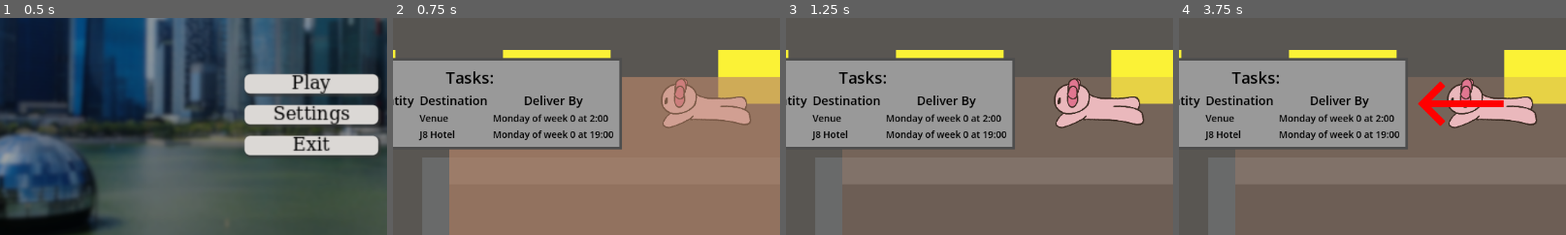
Above: before the commit, frames 1-4 (left to right).
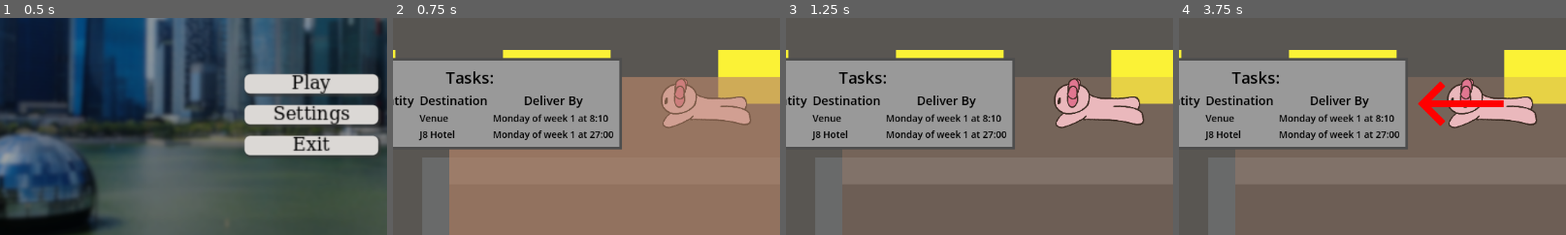
Above: after the commit, the same moments.

Repository: Glitch752/mimiDelivery
Game: Godot game, scene res://scenes/Menu.tscn
Same seed, same stepped clock (60 frames per second), same inputs: the game is played once before the commit and once after it.
Inputs:
- Up to frame 1 (0.5 s): no input
- Up to frame 2 (0.75 s): click "Play" at 0.5 s
- Up to frame 3 (1.25 s): no input
- Up to frame 4 (3.75 s): click "^" at 1.25 s; tap Enter (next) at 2, 3.5 s; hold D (right) 2.03-2.78 s; tap G (catchG) at 2.1 s; tap Space at 2.75 s; hold Escape (back) 2.78-3.53 s; tap J (catchJ) at 2.85 s; hold D (right) from 3.53 s (still down); tap P (catchP) at 3.6 s
The pictures show only the part of the screen within x 10-60%, y 30-80%; the shares and areas given below are measured in that part.

Frame 1 is identical in both runs. In frame 2, 0.2% of the frame differs, in the area x 45-55%, y 44-56%; in frame 3, 0.2%; in frame 4, 0.2%.

Commit message:
Tasks Improvement
Can remove tasks now, can lose to not completing tasks, tasks now get their due date based on the time when the game starts.

Diff:
--- a/scenes/mainCharacter.tscn
+++ b/scenes/mainCharacter.tscn
@@ -100,8 +100,9 @@
 layout_mode = 1
 day_night_filter_parent = NodePath("../../../../..")
 
-[node name="TasksPanel" parent="Player/Camera2D/CanvasLayer/UIOverlay" unique_id=463488195 instance=ExtResource("5_nthm3")]
+[node name="TasksPanel" parent="Player/Camera2D/CanvasLayer/UIOverlay" unique_id=463488195 node_paths=PackedStringArray("lose_screen") instance=ExtResource("5_nthm3")]
 layout_mode = 1
+lose_screen = NodePath("../LoseScreen")
 
 [node name="Intro" parent="Player/Camera2D/CanvasLayer/UIOverlay" unique_id=1368636052 node_paths=PackedStringArray("player", "tasks_arrow", "time_arrow") instance=ExtResource("7_x5162")]
 layout_mode = 1
@@ -119,3 +120,27 @@
 scale = Vector2(-1, 1)
 points = PackedVector2Array(380, 320, 410, 290, 380, 320, 410, 350, 380, 320, 500, 320)
 default_color = Color(1, 0, 0, 1)
+
+[node name="LoseScreen" type="ColorRect" parent="Player/Camera2D/CanvasLayer/UIOverlay" unique_id=1495757823]
+layout_mode = 1
+anchors_preset = 15
+anchor_right = 1.0
+anchor_bottom = 1.0
+grow_horizontal = 2
+grow_vertical = 2
+color = Color(1, 0, 0, 0.7490196)
+
+[node name="Label" type="Label" parent="Player/Camera2D/CanvasLayer/UIOverlay/LoseScreen" unique_id=442108454]
+layout_mode = 1
+anchors_preset = 8
+anchor_left = 0.5
+anchor_top = 0.5
+anchor_right = 0.5
+anchor_bottom = 0.5
+offset_left = -20.0
+offset_top = -11.5
+offset_right = 20.0
+offset_bottom = 11.5
+grow_horizontal = 2
+grow_vertical = 2
+text = "You Lose!"
--- a/scripts/task.gd
+++ b/scripts/task.gd
@@ -31,3 +31,8 @@
 	time_left = roundi((time_left - due_day) / 7.0)
 
 	due_week = time_left
+
+	due_minute += TimeManager.minute
+	due_hour += TimeManager.hour
+	due_day += TimeManager.day
+	due_week += TimeManager.week
--- a/scripts/tasks_panel.gd
+++ b/scripts/tasks_panel.gd
@@ -4,15 +4,25 @@
 
 @export var task_label_settings: LabelSettings
 @export var tasks_list: GridContainer
+@export var lose_screen: ColorRect
 
 ## The tasks
 var tasks: Array[Task]
+## The task rows
+var task_rows: Array[TaskRow]
 
 
 func _ready() -> void:
+	lose_screen.hide()
+
 	# Test tasks
 	add_task(Task.new("Blahaj", 1, "Venue", 120))
+	add_task(Task.new("Blahaj", 1, "Venue", 10))
 	add_task(Task.new("Durian", 2700, "J8 Hotel", 60*19))
+
+	remove_task(tasks[0])
+
+	TimeManager.time_changed.connect(check_tasks_timed_out)
 
 
 ## Adds a task to tasks and displays it
@@ -23,27 +33,70 @@
 
 	tasks.append(task)
 
-	var item_label := Label.new()
-	item_label.label_settings = task_label_settings
-	item_label.text = task.item_req
-	tasks_list.add_child(item_label)
+	var task_row := TaskRow.new()
+	task_rows.append(task_row)
 
-	var quantity_label := Label.new()
-	quantity_label.label_settings = task_label_settings
-	quantity_label.text = str(task.quantity)
-	tasks_list.add_child(quantity_label)
+	task_row.item_label = Label.new()
+	task_row.item_label.label_settings = task_label_settings
+	task_row.item_label.text = task.item_req
+	tasks_list.add_child(task_row.item_label)
 
-	var destination_label := Label.new()
-	destination_label.label_settings = task_label_settings
-	destination_label.text = task.destination
-	tasks_list.add_child(destination_label)
+	task_row.quantity_label = Label.new()
+	task_row.quantity_label.label_settings = task_label_settings
+	task_row.quantity_label.text = str(task.quantity)
+	tasks_list.add_child(task_row.quantity_label)
 
-	var time_label := Label.new()
-	time_label.label_settings = task_label_settings
-	time_label.text = "%s of week %d at %d:%02d" % [
+	task_row.destination_label = Label.new()
+	task_row.destination_label.label_settings = task_label_settings
+	task_row.destination_label.text = task.destination
+	tasks_list.add_child(task_row.destination_label)
+
+	task_row.time_label = Label.new()
+	task_row.time_label.label_settings = task_label_settings
+	task_row.time_label.text = "%s of week %d at %d:%02d" % [
 			TimeManager.DAY_NAMES[task.due_day],
 			task.due_week,
 			task.due_hour,
 			task.due_minute
 	]
-	tasks_list.add_child(time_label)
+	tasks_list.add_child(task_row.time_label)
+
+
+func remove_task(task: Task) -> void:
+	var index: int = tasks.find(task)
+	tasks.erase(task)
+
+	var task_row: TaskRow = task_rows[index]
+	task_rows.remove_at(index)
+
+	task_row.destination_label.queue_free()
+	task_row.item_label.queue_free()
+	task_row.quantity_label.queue_free()
+	task_row.time_label.queue_free()
+
+
+func check_tasks_timed_out() -> void:
+	for task in tasks:
+		if task.due_week < TimeManager.week:
+			lose()
+			return
+		if task.due_week > TimeManager.week:
+			continue
+		if task.due_day < TimeManager.day:
+			lose()
+			return
+		if task.due_day > TimeManager.day:
+			continue
+		if task.due_hour < TimeManager.hour:
+			lose()
+			return
+		if task.due_hour > TimeManager.hour:
+			continue
+		if task.due_minute < TimeManager.minute:
+			lose()
+			return
+
+
+func lose() -> void:
+	lose_screen.show()
+	get_tree().paused = true
--- /dev/null
+++ b/task_row.gd
@@ -0,0 +1,7 @@
+class_name TaskRow
+extends RefCounted
+
+var item_label: Label
+var quantity_label: Label
+var destination_label: Label
+var time_label: Label
Not shown, added: task_row.gd.uid
